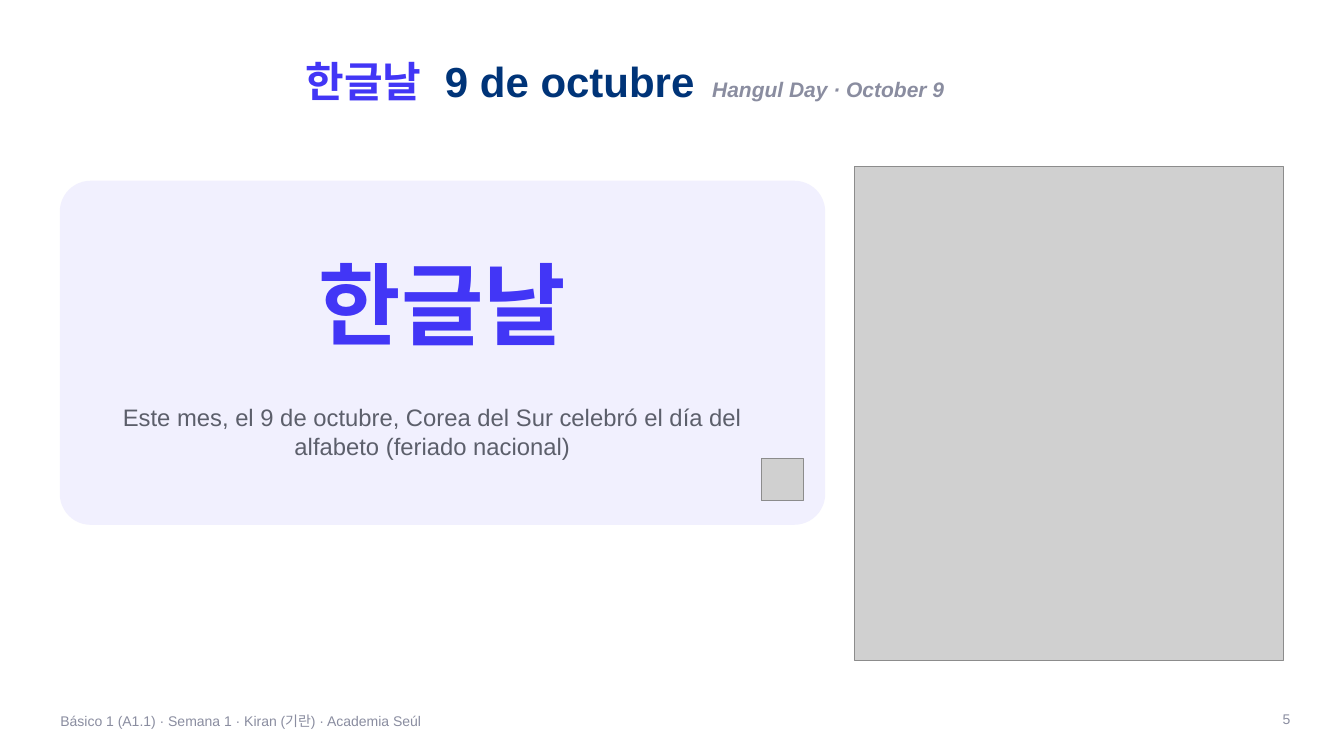
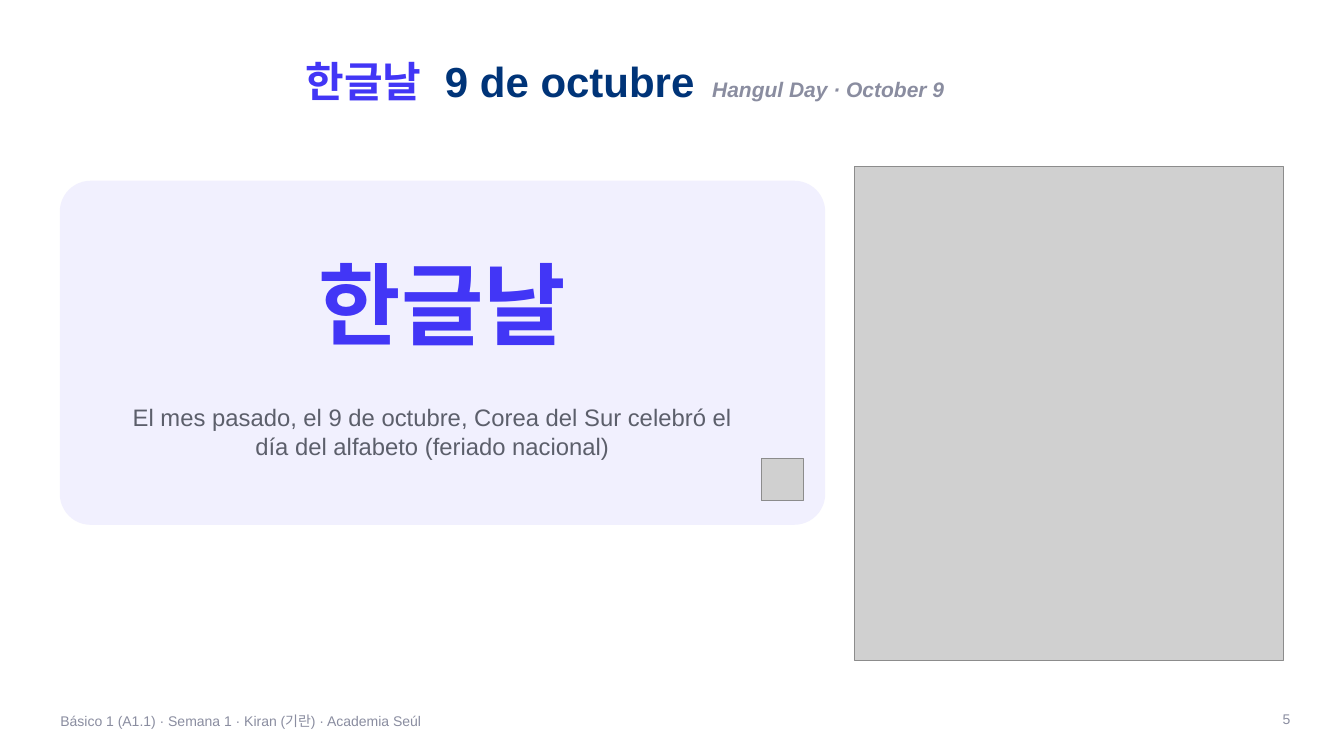
Before and after one commit to academiaseul/ACADEMIASEULWEB, a slide deck: slide 5 of Curriculo/Fase2_Basico1/decks/Basico1_S01_Kiran.pptx. Drawn at 1344x756 pixels with LibreOffice and Linux fonts; fonts in the diff are those of the drawing; grey boxes stand for pictures; background and template pictures are left out. Boxes give left, top, right and bottom in pixels: in the first picture for what was removed or moved away, otherwise in the second. Text is boxed around its words. In the diff, an @@ line names an element or a change of style, - is before the commit and + after.

```diff
--- a/Curriculo/Fase2_Basico1/decks/Basico1_S01_Kiran.pptx
+++ b/Curriculo/Fase2_Basico1/decks/Basico1_S01_Kiran.pptx
@@ text at bbox=[133, 408, 732, 460]: text changed @@
-Este mes, el 9 de octubre, Corea del Sur celebró el día del alfabeto (feriado nacional)
+El mes pasado, el 9 de octubre, Corea del Sur celebró el día del alfabeto (feriado nacional)
```
Also in this commit, not shown: 2 other slides changed, 23 other files.
